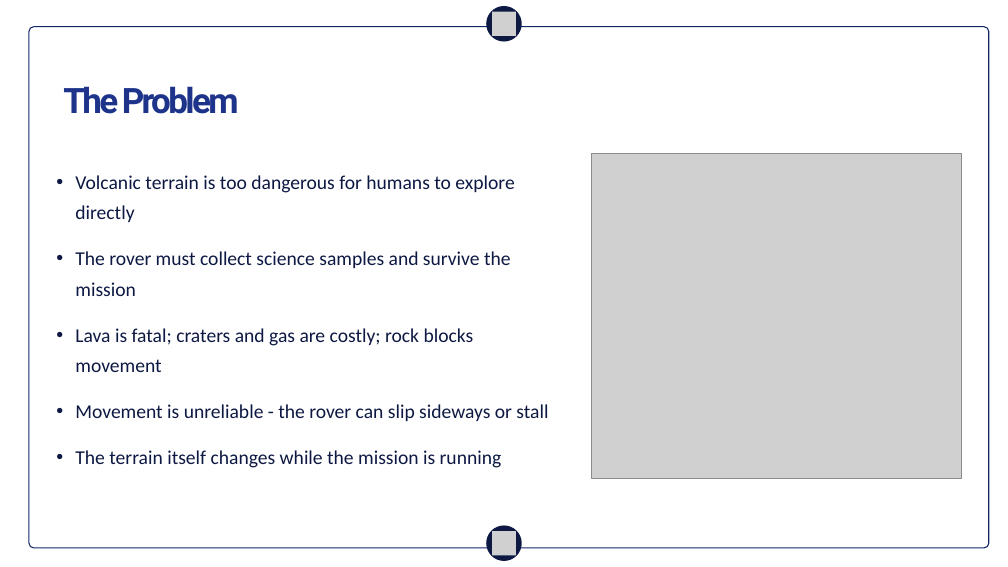
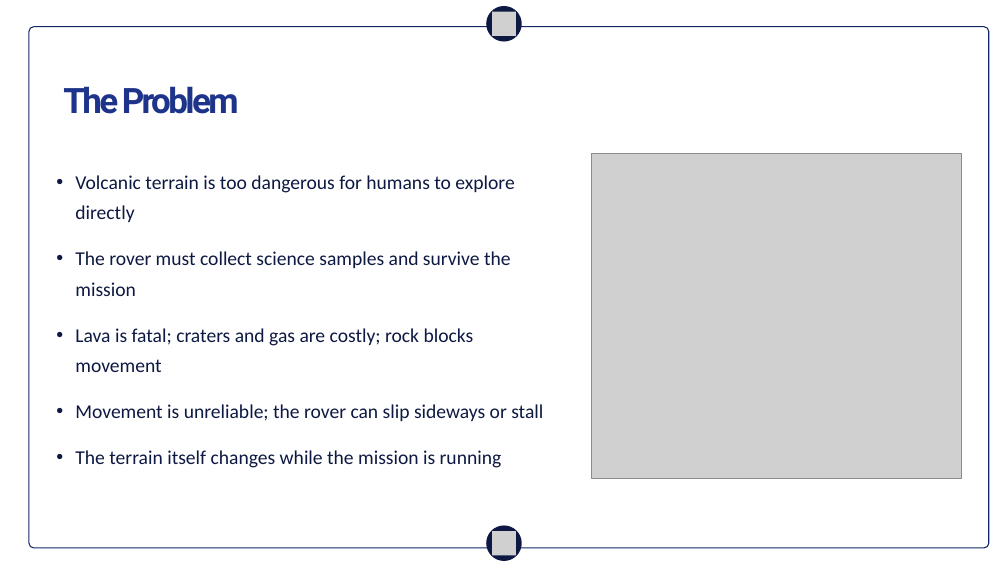
Before and after one commit to MRSHAKILS/Autonomous-Volcanic-Terrain-Exploration-Using-Markov-Decision-Process, a slide deck: slide 2 of others/final_presentation.pptx. Drawn at 1008x567 pixels with LibreOffice and Linux fonts; fonts in the diff are those of the drawing; grey boxes stand for pictures; background and template pictures are left out. Boxes give left, top, right and bottom in pixels: in the first picture for what was removed or moved away, otherwise in the second. Text is boxed around its words. In the diff, an @@ line names an element or a change of style, - is before the commit and + after.

```diff
--- a/others/final_presentation.pptx
+++ b/others/final_presentation.pptx
@@ text at bbox=[75, 404, 543, 421]: text changed @@
-• Movement is unreliable - the rover can slip sideways or stall
+• Movement is unreliable; the rover can slip sideways or stall
```
Also in this commit, not shown: 2 other slides changed.
